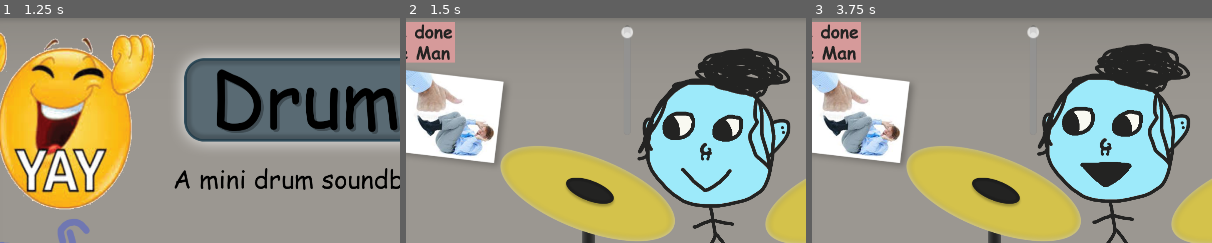
Above: before the commit, frames 1-3 (left to right).
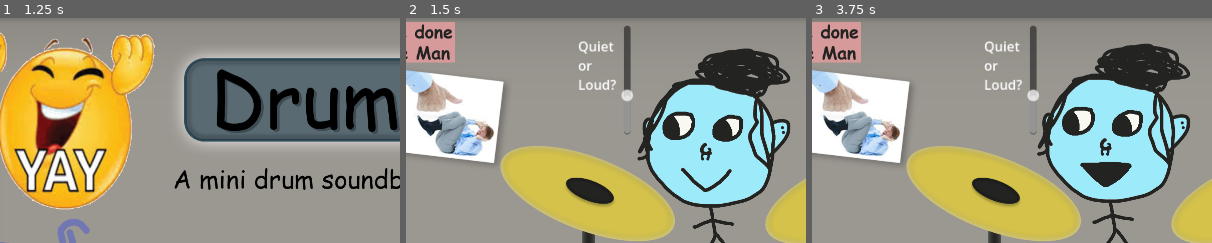
Above: after the commit, the same moments.

Repository: Ava-TU/MusicAssignment2024
Game: Godot game, scene res://MainMenu.tscn
The game is run twice, just before and just after one commit, with the same random seed, the same clock (stepped at 60 frames per second) and the same inputs.
Inputs (mouse positions are % of the whole screen's width and height, from its top left):
- Up to frame 1 (1.25 s): click (4, 93) at 0.52 s
- Up to frame 2 (1.5 s): click (30, 81) at 1.25 s
- Up to frame 3 (3.75 s): click (40, 80) at 2 s; click (91, 88) at 2.77 s; click (49, 27) at 3.5 s
The pictures show only the part of the screen within x 11-61%, y 1-51%; the shares and areas given below are measured in that part.

Frame 1 is identical in both runs. In frame 2, 1.2% of the frame differs, in the area x 43-57%, y 3-52%; in frame 3, 1.2%.

Commit message:
DONE (godot project)
this is the finished Godot Project file, not the build

Diff:
--- a/musicinstrumenttoy/MainMenu.tscn
+++ b/musicinstrumenttoy/MainMenu.tscn
@@ -1,7 +1,8 @@
-[gd_scene load_steps=11 format=3 uid="uid://b505w4iqr2op"]
+[gd_scene load_steps=16 format=3 uid="uid://b505w4iqr2op"]
 
 [ext_resource type="Script" path="res://main_menu.gd" id="1_dh1eb"]
 [ext_resource type="Texture2D" uid="uid://bypk31h3x14cx" path="res://MusicSoundboardMainMenu.png" id="1_vbfh1"]
+[ext_resource type="AudioStream" uid="uid://sn2moebdar3r" path="res://Audio/FROGSOUND.ogg" id="3_shg2j"]
 
 [sub_resource type="StyleBoxEmpty" id="StyleBoxEmpty_3resu"]
 
@@ -18,6 +19,14 @@
 [sub_resource type="StyleBoxEmpty" id="StyleBoxEmpty_8n0ut"]
 
 [sub_resource type="StyleBoxEmpty" id="StyleBoxEmpty_7xk1a"]
+
+[sub_resource type="StyleBoxEmpty" id="StyleBoxEmpty_1jpcc"]
+
+[sub_resource type="StyleBoxEmpty" id="StyleBoxEmpty_5xhfe"]
+
+[sub_resource type="StyleBoxEmpty" id="StyleBoxEmpty_rdwq1"]
+
+[sub_resource type="StyleBoxEmpty" id="StyleBoxEmpty_vjvhq"]
 
 [node name="Node2D" type="Node2D"]
 script = ExtResource("1_dh1eb")
@@ -59,5 +68,22 @@
 theme_override_styles/pressed = SubResource("StyleBoxEmpty_8n0ut")
 theme_override_styles/normal = SubResource("StyleBoxEmpty_7xk1a")
 
+[node name="Frog1" type="Button" parent="."]
+offset_left = 23.0
+offset_top = 946.0
+offset_right = 31.0
+offset_bottom = 954.0
+scale = Vector2(13.6254, 13.7457)
+theme_override_styles/focus = SubResource("StyleBoxEmpty_1jpcc")
+theme_override_styles/hover = SubResource("StyleBoxEmpty_5xhfe")
+theme_override_styles/pressed = SubResource("StyleBoxEmpty_rdwq1")
+theme_override_styles/normal = SubResource("StyleBoxEmpty_vjvhq")
+
+[node name="FROG1" type="AudioStreamPlayer2D" parent="Frog1"]
+unique_name_in_owner = true
+stream = ExtResource("3_shg2j")
+pitch_scale = 2.0
+
 [connection signal="pressed" from="PlayHover/Play" to="." method="_on_button_pressed"]
 [connection signal="pressed" from="QuitHover/Quit" to="." method="_on_quit_pressed"]
+[connection signal="pressed" from="Frog1" to="." method="_on_frog_1_pressed"]
--- a/musicinstrumenttoy/Music.tscn
+++ b/musicinstrumenttoy/Music.tscn
@@ -14,6 +14,7 @@
 [ext_resource type="AudioStream" uid="uid://cmhhki61dmnuk" path="res://Audio/DrumSound2.ogg" id="6_xwrhr"]
 [ext_resource type="Texture2D" uid="uid://ew2hsw1rfxw5" path="res://Sprites/ExitPrompt.png" id="13_uwqwk"]
 [ext_resource type="Texture2D" uid="uid://ytpsuue5245r" path="res://Sprites/LoopPRESS.png" id="14_asaoi"]
+[ext_resource type="AudioStream" uid="uid://sn2moebdar3r" path="res://Audio/FROGSOUND.ogg" id="15_nbfef"]
 
 [sub_resource type="StyleBoxEmpty" id="StyleBoxEmpty_72b8l"]
 
@@ -62,6 +63,14 @@
 [sub_resource type="StyleBoxEmpty" id="StyleBoxEmpty_y3frb"]
 
 [sub_resource type="StyleBoxEmpty" id="StyleBoxEmpty_f14c8"]
+
+[sub_resource type="StyleBoxEmpty" id="StyleBoxEmpty_q71qp"]
+
+[sub_resource type="StyleBoxEmpty" id="StyleBoxEmpty_2o7rb"]
+
+[sub_resource type="StyleBoxEmpty" id="StyleBoxEmpty_1p5pe"]
+
+[sub_resource type="StyleBoxEmpty" id="StyleBoxEmpty_jlulg"]
 
 [node name="Node2D" type="Node2D"]
 script = ExtResource("2_ymoms")
@@ -246,10 +255,34 @@
 offset_top = 28.0
 offset_right = 735.0
 offset_bottom = 159.0
-scale = Vector2(2, 2)
-max_value = 1.0
+scale = Vector2(2, 1.99307)
+max_value = 3.0
 step = 0.001
 value = 1.0
+
+[node name="MEVolume" type="RichTextLabel" parent="."]
+offset_left = 617.0
+offset_top = 54.0
+offset_right = 669.0
+offset_bottom = 146.0
+scale = Vector2(2, 2)
+text = "Quiet or Loud?
+"
+
+[node name="Frog" type="Button" parent="."]
+offset_left = 1613.0
+offset_top = 832.0
+offset_right = 1621.0
+offset_bottom = 840.0
+scale = Vector2(31.8402, 30.7415)
+theme_override_styles/focus = SubResource("StyleBoxEmpty_q71qp")
+theme_override_styles/hover = SubResource("StyleBoxEmpty_2o7rb")
+theme_override_styles/pressed = SubResource("StyleBoxEmpty_1p5pe")
+theme_override_styles/normal = SubResource("StyleBoxEmpty_jlulg")
+
+[node name="FROG" type="AudioStreamPlayer2D" parent="Frog"]
+unique_name_in_owner = true
+stream = ExtResource("15_nbfef")
 
 [connection signal="button_down" from="Cymbol1/Cym" to="." method="_on_cym_button_down"]
 [connection signal="button_down" from="Cymbal2/bal" to="." method="_on_bal_button_down"]
@@ -260,3 +293,4 @@
 [connection signal="button_down" from="PlayYAY/Play" to="." method="_on_play_button_down"]
 [connection signal="button_down" from="Exit" to="." method="_on_exit_button_down"]
 [connection signal="value_changed" from="MeVolume" to="." method="_on_me_volume_value_changed"]
+[connection signal="button_down" from="Frog" to="." method="_on_frog_button_down"]
--- a/musicinstrumenttoy/Scripts/ButtonAudio.gd
+++ b/musicinstrumenttoy/Scripts/ButtonAudio.gd
@@ -7,14 +7,6 @@
 # Called when the node enters the scene tree for the first time.
 func _ready() -> void:
 	get_viewport().size = DisplayServer.screen_get_size()
-	pass
-
-# Called every frame. 'delta' is the elapsed time since the previous frame.
-func _process(delta: float) -> void:
-	pass
-
-
-
 
 func _on_button_button_down() -> void:
 	%Button.play()
@@ -33,6 +25,8 @@
 func _on_pitch_1_value_changed(value: float) -> void:
 	%Button.pitch_scale = value
 	%BlueDrum.pitch_scale = value
+	%Cymbol1.pitch_scale = value
+	%Cymbal2.pitch_scale = value
 
 
 func _on_volume_value_changed(value: float) -> void:
@@ -46,7 +40,16 @@
 		bus_index,
 		linear_to_db(value)
 	)
-
+	%Cymbol1.volume_db = value
+	AudioServer.set_bus_volume_db(
+		bus_index,
+		linear_to_db(value)
+	)
+	%Cymbal2.volume_db = value
+	AudioServer.set_bus_volume_db(
+		bus_index,
+		linear_to_db(value)
+	)
 
 
 func _on_blue_button_down() -> void:
@@ -75,3 +78,7 @@
 		bus_index,
 		linear_to_db(value)
 	)
+
+
+func _on_frog_button_down() -> void:
+	%FROG.play()
--- a/musicinstrumenttoy/main_menu.gd
+++ b/musicinstrumenttoy/main_menu.gd
@@ -31,3 +31,7 @@
 func _on_quit_pressed() -> void:
 	get_tree().quit()
 	pass
+
+
+func _on_frog_1_pressed() -> void:
+	%FROG1.play()
Not shown, added: musicinstrumenttoy/Audio/FROGSOUND.ogg.import
Not shown: 1 places in musicinstrumenttoy/Music.tscn that only renumber resources
Not shown, added: musicinstrumenttoy/Audio/FROGSOUND.ogg
